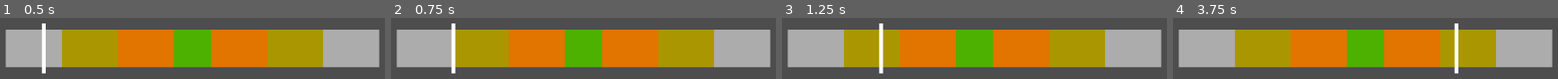
Above: before the commit, frames 1-4 (left to right).
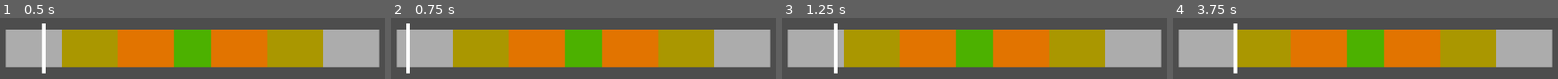
Above: after the commit, the same moments.

Repository: tessapower/ggj-2024
Game: Godot game, scene res://scenes/mini_games/knife_throwing/knife_throwing.tscn
Two runs of this game, one before a commit and one after it. Both use one fixed random seed, a clock stepped at 60 frames per second and the inputs below. The project has no main scene, so this scene is started directly.
Inputs (mouse positions are in pixels of both pictures, inside the frame that each line leads up to):
- Up to frame 1 (0.5 s): no input
- Up to frame 2 (0.75 s): tap Enter at 0.5 s; move the mouse to (outside the picture) at 0.52 s; click (outside the picture) at 0.6 s
- Up to frame 3 (1.25 s): no input
- Up to frame 4 (3.75 s): move the mouse to (outside the picture) at 1.27 s; click (outside the picture) at 1.35 s; move the mouse to (outside the picture) at 2.02 s; click (outside the picture) at 2.1 s; move the mouse to (outside the picture) at 2.77 s; click (outside the picture) at 2.85 s; move the mouse to (outside the picture) at 3.52 s; click (outside the picture) at 3.6 s

Frame 1 is identical in both runs. In frame 2, 1.7% of the frame differs, in the area x 3-17%, y 8-92%; in frame 3, 1.7%; in frame 4, 1.9%, in the area x 15-75%, y 8-92%.

Commit message:
Keep track of current score, rounds, and game won/lost

Diff:
--- a/jest-quest/scripts/mini_games/knife_throwing/knife_throwing.gd
+++ b/jest-quest/scripts/mini_games/knife_throwing/knife_throwing.gd
@@ -2,6 +2,14 @@
 
 var game_name = "Knife-throwing"
 var game_description = "Throw knives at the target. The closer to the center, the more points you get."
+
+# Mini-game State
+var current_round = 1
+const MAX_ROUNDS = 5
+var n_missed = 0
+const MAX_MISSED = 3
+# TODO: eventually remove this in favor of updating the gamestate score
+var score = 0
 
 # Aim Bar
 @onready var aim_bar = get_node('AimPath/PathFollow/AimBar')
@@ -9,6 +17,8 @@
 
 @export var speed_multiplier = 1.0
 var speed = 0.2
+var did_click = false
+
 enum RANGES {MISSED = 0, AVERAGE, GOOD, PERFECT}
 @onready var missed = get_node("Missed")
 @onready var average = get_node("Average")
@@ -17,7 +27,21 @@
 @onready var current_range = RANGES.MISSED
 
 
+func _ready() -> void:
+    reset()
+
+
+# Reset the state of the mini-game
+func reset() -> void:
+    current_round = 1
+    n_missed = 0
+    score = 0
+
+
 func _process(delta) -> void:
+    # Check if user did click, return early if true
+    if did_click: return
+
     # Check how far along the path the aim bar is
     var progress_ratio = aim_bar_path.progress_ratio
     if progress_ratio >= 1.0 or progress_ratio <= 0.0:
@@ -25,6 +49,37 @@
         speed *= -1.0
     # Keep moving the aim bar along the path
     aim_bar_path.progress_ratio += speed * speed_multiplier * delta
+
+
+func _unhandled_input(event) -> void:
+    # Respond to mouse clicks anywhere in the window except for buttons
+    if event.is_action_pressed("left_mouse_button"):
+        did_click = true
+        var points_won = get_overlapping_range()
+
+        # TODO: remove this in favor of waiting on the animation
+
+
+        # Either update score or increased the missed count
+        if points_won == 0:
+            # TODO: Pause for a second to show some poor knife-throwing animation
+            # TODO: play sfx
+            n_missed += 1
+            if n_missed == MAX_MISSED:
+                game_lost()
+                return
+        else:
+            # TODO: Pause for a second to show some knife-throwing animation
+            # and a change to the score
+            # TODO: play sfx
+            # TODO: Eventually include a mood meter score multiplier?
+            score += points_won
+
+        # Go to the next round
+        if current_round == MAX_ROUNDS:
+            game_won()
+        else:
+            next_round()
 
 
 # Returns the range that the aim bar is overlapping
@@ -37,3 +92,25 @@
     elif overlapping.has(average):
         return RANGES.AVERAGE
     return RANGES.MISSED
+
+
+func next_round() -> void:
+    # Increase the round number
+    current_round += 1
+    # Reset the aim bar position
+    # TODO: reset to either start or end, chosen at random
+    aim_bar_path.progress_ratio = 0.0
+    # Update the ranges
+    did_click = false
+
+
+func game_lost() -> void:
+    # Display game lost animation
+    print("you lost :(")
+    failed()
+
+
+func game_won() -> void:
+    # Display game won animation
+    print("you won!")
+    finished()
